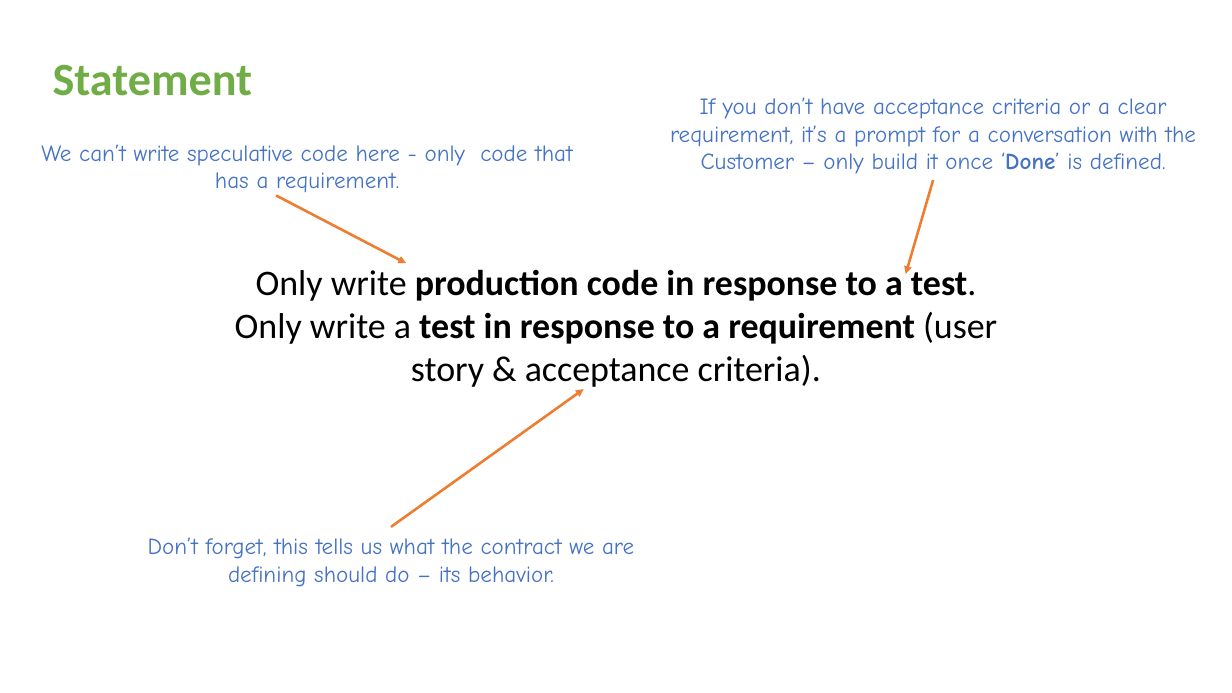
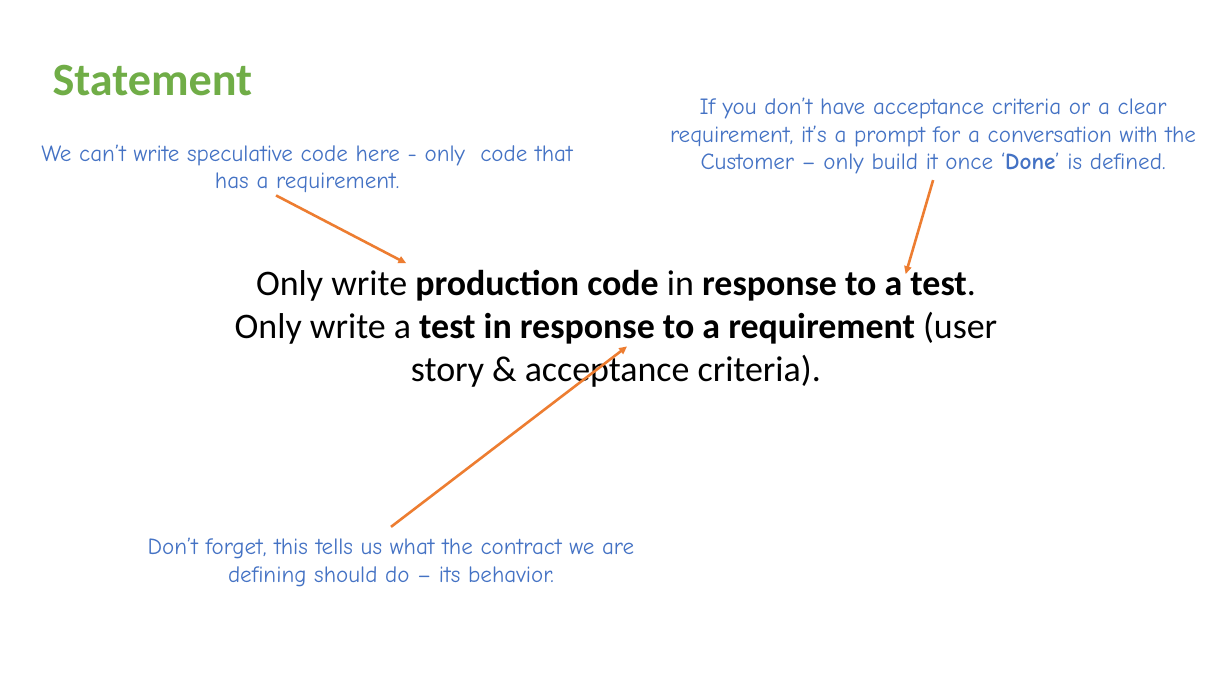
Before and after one commit to iancooper/Presentations, a slide deck: slide 40 of Kent Beck Style TDD - Seven Years After.pptx. Drawn at 1232x693 pixels with LibreOffice and Linux fonts; fonts in the diff are those of the drawing. Boxes give left, top, right and bottom in pixels: in the first picture for what was removed or moved away, otherwise in the second. Text is boxed around its words. In the diff, an @@ line names an element or a change of style, - is before the commit and + after.

```diff
--- a/Kent Beck Style TDD - Seven Years After.pptx
+++ b/Kent Beck Style TDD - Seven Years After.pptx
@@ text "Only write production code in ..." at (x1=235, y1=267, x2=997, y2=390): bold off in "in" @@
@@ arrow moved from (391, 527) - (584, 389) to (391, 527) - (628, 347) @@
```
Also in this commit, not shown: 19 other slides changed, 7 slides removed, 1 other file.
